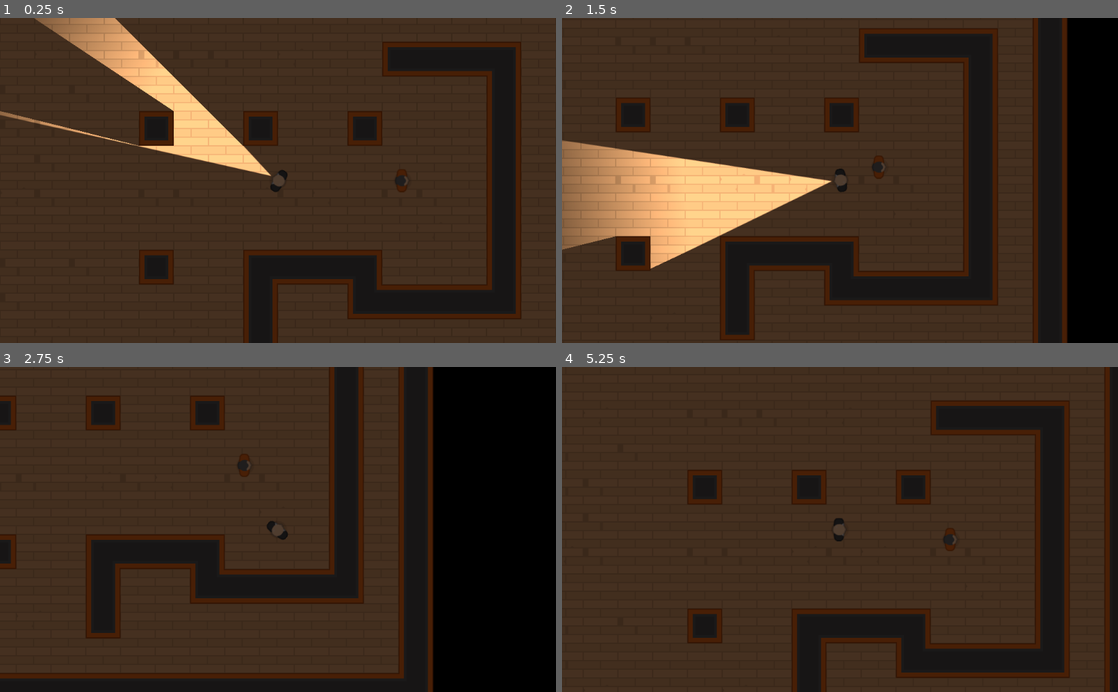
Above: before the commit, frames 1-4 (two rows, left to right).
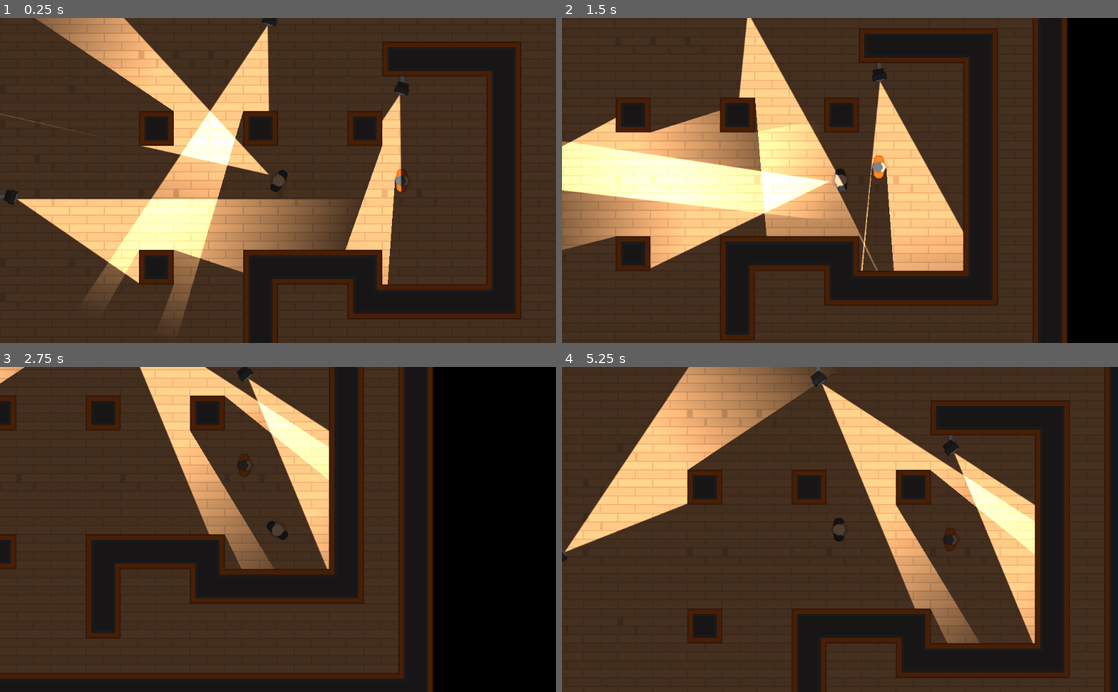
Above: after the commit, the same moments.

Repository: jruizluque/Godot2D_HeistMeisters_3.1
Game: Godot game, scene res://Levels/TemplateLevel.tscn
The game is run twice, just before and just after one commit, with the same random seed, the same clock (stepped at 60 frames per second) and the same inputs.
Inputs (mouse positions are in pixels of both pictures, inside the frame that each line leads up to):
- Up to frame 1 (0.25 s): no input
- Up to frame 2 (1.5 s): move the mouse to (962, 164) at 0.52 s; hold D (move_right) 0.53-1.28 s; tap Space (torch_toggle) at 0.6, 1.35 s; move the mouse to (728, 196) at 1.27 s; hold S (move_down) from 1.28 s (still down)
- Up to frame 3 (2.75 s): move the mouse to (333, 458) at 2.02 s; release S (move_down) at 2.03 s; hold D (move_right) from 2.03 s (still down); tap Space (torch_toggle) at 2.1 s
- Up to frame 4 (5.25 s): move the mouse to (812, 594) at 2.77 s; release D (move_right) at 2.78 s; hold W (move_up) 2.78-3.53 s; tap Space (torch_toggle) every 0.75 s from 2.85 to 5.1 s; move the mouse to (1006, 578) at 3.52 s; hold A (move_left) 3.53-5.03 s; move the mouse to (673, 480) at 4.27 s; move the mouse to (867, 529) at 5.02 s; hold S (move_down) from 5.03 s (still down)

The runs differ from the first frame. In frame 1, 17% of the frame differs, in the area x 0-74%, y 0-94%; in frame 2, 20%, in the area x 0-73%, y 0-78%; in frame 3, 8.3%; in frame 4, 18%.

Commit message:
Making a Security Camera

Diff:
--- /dev/null
+++ b/Characters/NPCs/Camera.tscn
@@ -0,0 +1,55 @@
+[gd_scene load_steps=6 format=2]
+
+[ext_resource path="res://GFX/PNG/Tiles/tile_463.png" type="Texture" id=1]
+[ext_resource path="res://GFX/PNG/Tiles/tile_536.png" type="Texture" id=2]
+[ext_resource path="res://Lightmaps/Torch.tscn" type="PackedScene" id=3]
+
+[sub_resource type="RectangleShape2D" id=1]
+
+[sub_resource type="Animation" id=2]
+resource_name = "CameraRotation"
+length = 12.0
+loop = true
+step = 1.0
+tracks/0/type = "value"
+tracks/0/path = NodePath(".:rotation_degrees")
+tracks/0/interp = 1
+tracks/0/loop_wrap = true
+tracks/0/imported = false
+tracks/0/enabled = true
+tracks/0/keys = {
+"times": PoolRealArray( 3, 5, 9, 11 ),
+"transitions": PoolRealArray( 1, 1, 1, 1 ),
+"update": 0,
+"values": [ 45.0, 45.0, 135.0, 135.0 ]
+}
+
+[node name="Camera" type="Node2D"]
+
+[node name="ArmSprite" type="Sprite" parent="."]
+scale = Vector2( 0.5, 0.5 )
+texture = ExtResource( 1 )
+
+[node name="CameraBody" type="KinematicBody2D" parent="."]
+position = Vector2( 6.60337, 0 )
+rotation = 1.5708
+__meta__ = {
+"_edit_group_": true
+}
+
+[node name="Sprite" type="Sprite" parent="CameraBody"]
+scale = Vector2( 0.5, 0.5 )
+texture = ExtResource( 2 )
+
+[node name="CollisionShape2D" type="CollisionShape2D" parent="CameraBody"]
+visible = false
+shape = SubResource( 1 )
+disabled = true
+
+[node name="Torch" parent="CameraBody" instance=ExtResource( 3 )]
+position = Vector2( -2.81373e-007, -6.43706 )
+rotation = -1.5708
+
+[node name="AnimationPlayer" type="AnimationPlayer" parent="CameraBody"]
+autoplay = "CameraRotation"
+anims/CameraRotation = SubResource( 2 )
--- a/Characters/Player.tscn
+++ b/Characters/Player.tscn
@@ -5,11 +5,11 @@
 [ext_resource path="res://GFX/PNG/Hitman 1/hitman1_stand.png" type="Texture" id=3]
 [ext_resource path="res://Lightmaps/Torch.tscn" type="PackedScene" id=4]
 
-[node name="Player" index="0" instance=ExtResource( 1 )]
+[node name="Player" instance=ExtResource( 1 )]
 script = ExtResource( 2 )
 
 [node name="Sprite" parent="." index="0"]
 texture = ExtResource( 3 )
 
 [node name="Torch" parent="." index="2" instance=ExtResource( 4 )]
-offset = Vector2( 330, 0 )
+position = Vector2( 15, 0 )
--- a/Characters/TemplateCharacter.tscn
+++ b/Characters/TemplateCharacter.tscn
@@ -8,7 +8,7 @@
 height = 22.6998
 
 [sub_resource type="OccluderPolygon2D" id=2]
-cull_mode = 2
+cull_mode = 1
 polygon = PoolVector2Array( -10.5341, -17.3803, -7.44231, -20.7099, -2.68578, -21.4234, 2.30859, -21.4234, 5.40034, -18 …(418 unchanged characters)…
 
 [node name="TemplateCharacter" type="KinematicBody2D"]
--- a/Levels/TemplateLevel.tscn
+++ b/Levels/TemplateLevel.tscn
@@ -1,15 +1,16 @@
-[gd_scene load_steps=4 format=2]
+[gd_scene load_steps=5 format=2]
 
 [ext_resource path="res://Tiles/Tiles.tres" type="TileSet" id=1]
 [ext_resource path="res://Characters/Player.tscn" type="PackedScene" id=2]
 [ext_resource path="res://Characters/TemplateCharacter.tscn" type="PackedScene" id=3]
+[ext_resource path="res://Characters/NPCs/Camera.tscn" type="PackedScene" id=4]
 
 [node name="TemplateLevel" type="Node2D"]
 
 [node name="TileMap" type="TileMap" parent="."]
 tile_set = ExtResource( 1 )
 format = 1
-tile_data = PoolIntArray( -327698, 1, 0, -327697, 1, 2, -327 …(2102 unchanged characters)… -12, 2, 0, -11, 2, 2, -10, 2, 0, -9, 2, 2, -8, 2, 0, -7, 2, 2, -6, 2, 0, -5, 2, 0, -4, 2, 0, -3, 2, 0, -2, 2, 0, -1, 2, 0, -65536, 2, 0, -65535, 2, 0, -65534, 2, 0, -65533, 2, 0, -65532, 2, 0, -65531, 2, 0, -65530, 1, 65538, -65529, 2, 0, -65528, 1, 65538, 65518, 1, 65538, 65519, 2, 0, 65520, 2, 0, 65521, 2, 0, 65522, 2, 0, 65523, 2, 0, 65524, 2, 0, 65525, 2, 0, 65526, 2, 0, 65527, 2, 2, 65528, 2, 4, 65529, 2, 2, 65530, 2, 0, 65531, 2, 0, 65532, 2, 2, 65533, 2, 2, 65534, 2, 0, 65535, 2, 4, 0, 2, 2, 1, 2, 4, 2, 2, 0, 3, 2, 2, 4, 2, 2, 5, 2, 0, 6, 1, 65538, 7, 2, 0, 8, 1, 65538, 131054, 1, 65538, 131055, 2, 0, 131056, 2, 4, 131057, 2, 0, 131058, 2, 0, 131059, 2, 0, 131060, 2, 4, 131061, 2, 4, 131062, 2, 2, 131063, 2, 4, 131064, 2, 0, 131065, 2, 0, 131066, 2, …(2150 unchanged characters)…
+tile_data = PoolIntArray( -327698, 1, 0, -327697, 1, 2, -327 …(2102 unchanged characters)… -12, 2, 0, -11, 2, 2, -10, 2, 0, -9, 2, 0, -8, 2, 0, -7, 2, 2, -6, 2, 0, -5, 2, 0, -4, 2, 0, -3, 2, 0, -2, 2, 0, -1, 2, 0, -65536, 2, 0, -65535, 2, 0, -65534, 2, 0, -65533, 2, 0, -65532, 2, 0, -65531, 2, 0, -65530, 1, 65538, -65529, 2, 0, -65528, 1, 65538, 65518, 1, 65538, 65519, 2, 0, 65520, 2, 0, 65521, 2, 0, 65522, 2, 0, 65523, 2, 0, 65524, 2, 0, 65525, 2, 0, 65526, 2, 0, 65527, 1, 196614, 65528, 2, 0, 65529, 2, 2, 65530, 2, 0, 65531, 2, 0, 65532, 2, 2, 65533, 2, 2, 65534, 2, 0, 65535, 2, 4, 0, 2, 2, 1, 2, 4, 2, 2, 0, 3, 2, 2, 4, 2, 2, 5, 2, 0, 6, 1, 65538, 7, 2, 0, 8, 1, 65538, 131054, 1, 65538, 131055, 2, 0, 131056, 2, 4, 131057, 2, 0, 131058, 2, 0, 131059, 2, 0, 131060, 2, 4, 131061, 2, 4, 131062, 2, 0, 131063, 2, 0, 131064, 2, 0, 131065, 2, 0, 131066, 2, …(2150 unchanged characters)…
 
 [node name="Player" parent="." instance=ExtResource( 2 )]
 
@@ -21,3 +22,17 @@
 
 [node name="TemplateCharacter" parent="." instance=ExtResource( 3 )]
 position = Vector2( 230, 0 )
+
+[node name="Cameras" type="Node2D" parent="."]
+
+[node name="Camera1" parent="Cameras" instance=ExtResource( 4 )]
+position = Vector2( 228.91, -176.119 )
+rotation = 1.57079
+
+[node name="Camera2" parent="Cameras" instance=ExtResource( 4 )]
+position = Vector2( -14.6593, -303.742 )
+rotation = 1.57079
+
+[node name="Camera3" parent="Cameras" instance=ExtResource( 4 )]
+position = Vector2( -498.276, 29.771 )
+rotation = 0.0140303
--- a/Lightmaps/Torch.tscn
+++ b/Lightmaps/Torch.tscn
@@ -4,4 +4,5 @@
 
 [node name="Light2D" type="Light2D"]
 texture = ExtResource( 1 )
+offset = Vector2( 320, 0 )
 shadow_enabled = true
